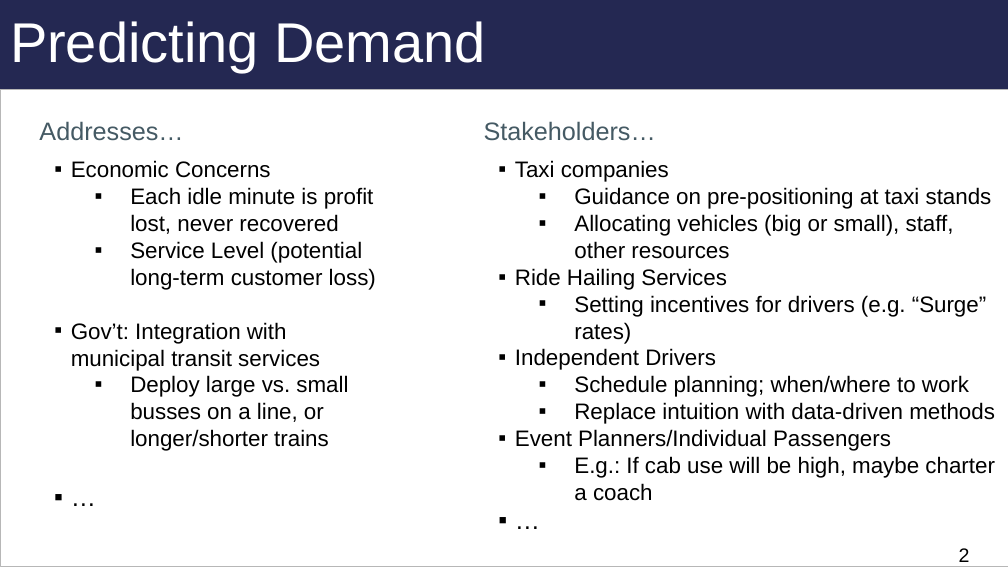
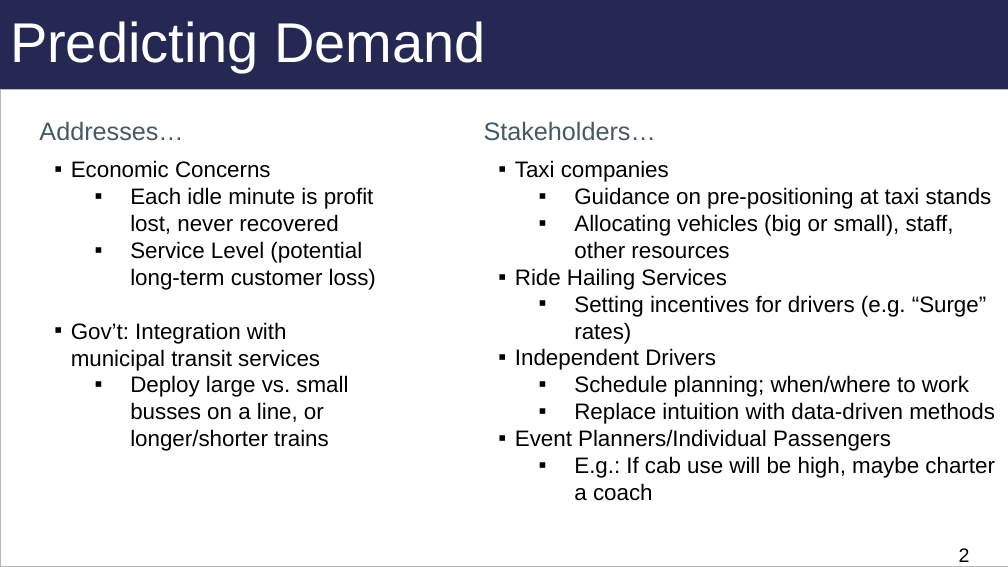
Before and after one commit to blakkan/CabStuff, a slide deck: slide 2 of W205-TaxiNYC-FinalPresentation-JB-RN-AP.pptx. Drawn at 1008x567 pixels with LibreOffice and Linux fonts; fonts in the diff are those of the drawing. Boxes give left, top, right and bottom in pixels: in the first picture for what was removed or moved away, otherwise in the second. Text is boxed around its words. In the diff, an @@ line names an element or a change of style, - is before the commit and + after.

```diff
--- a/W205-TaxiNYC-FinalPresentation-JB-RN-AP.pptx
+++ b/W205-TaxiNYC-FinalPresentation-JB-RN-AP.pptx
@@ text at (x1=71, y1=160, x2=376, y2=451): paragraph removed @@
-▪ …
@@ text at (x1=515, y1=160, x2=995, y2=501): paragraph removed @@
-▪ …
```
Also in this commit, not shown: 1 other slide changed.
